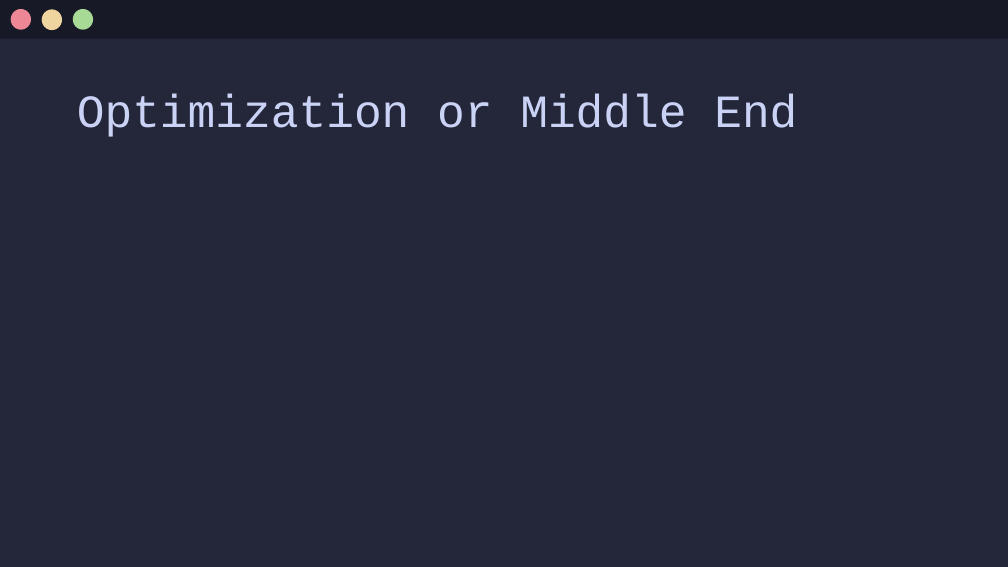
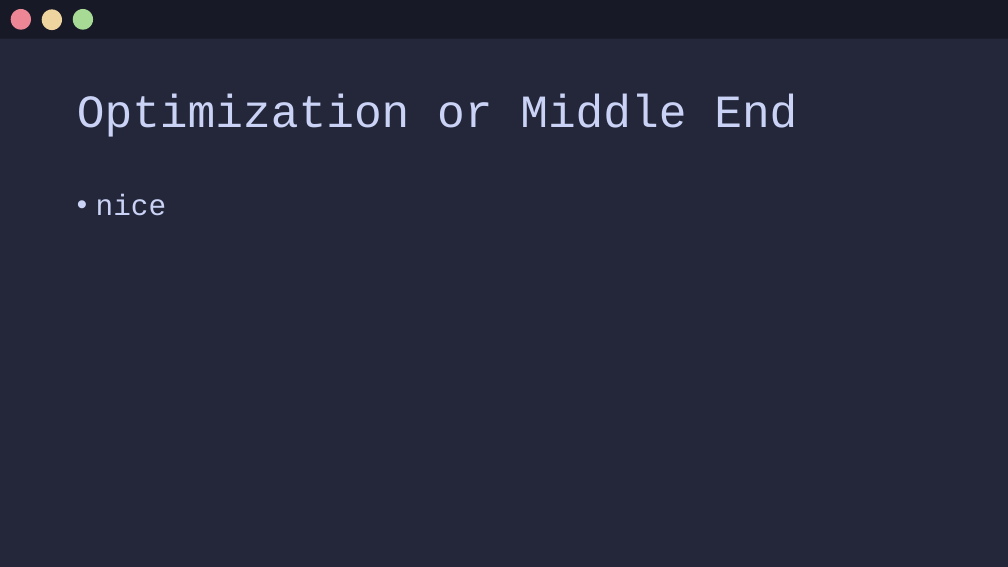
Before and after one commit to Jx-ls/custom-compiler, a slide deck: slide 19 of Compilers.odp. Drawn at 1008x567 pixels with LibreOffice and Linux fonts; fonts in the diff are those of the drawing. Boxes give left, top, right and bottom in pixels: in the first picture for what was removed or moved away, otherwise in the second. Text is boxed around its words. In the diff, an @@ line names an element or a change of style, - is before the commit and + after.

```diff
--- a/Compilers.odp
+++ b/Compilers.odp
@@ text added at (x1=96, y1=194, x2=166, y2=216), 28 pt, text #CAD3F5 @@
+• nice
```
Also in this commit, not shown: 2 other files.
